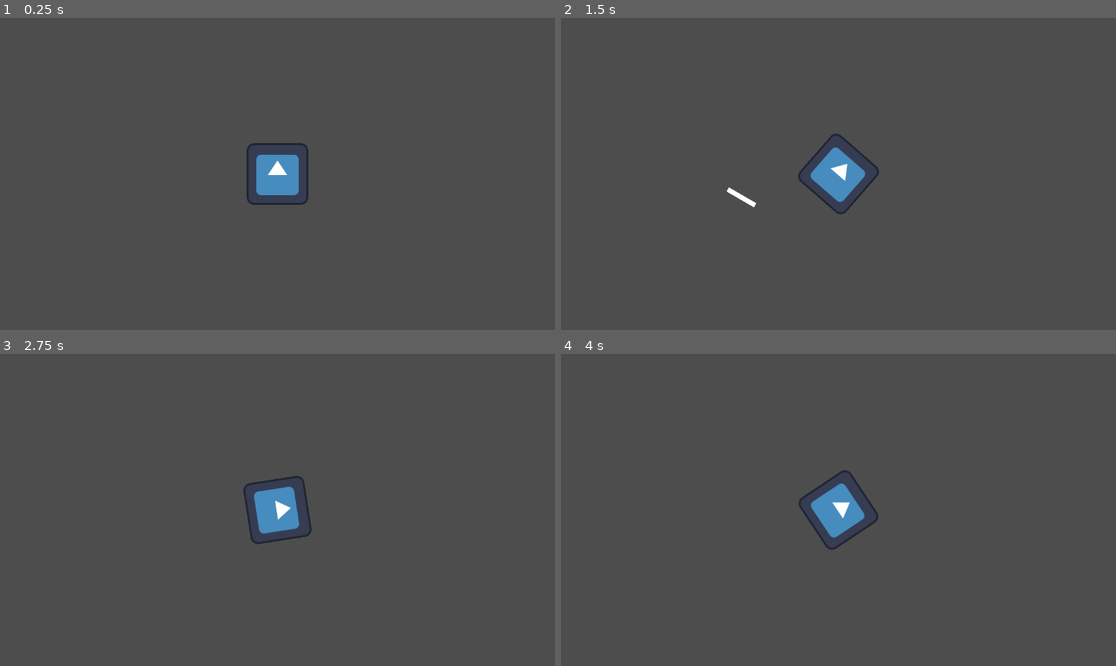
Above: before the commit, frames 1-4 (two rows, left to right).
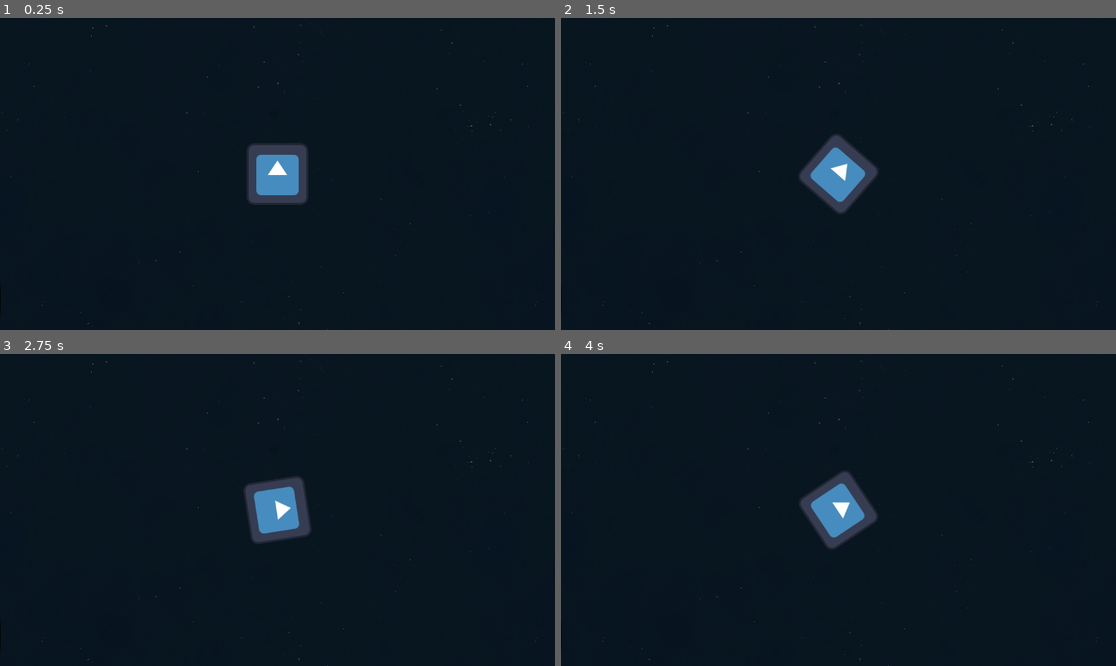
Above: after the commit, the same moments.

Repository: Dolphus2/NordicGameJam2026
Game: Godot game, scene res://scenes/game.tscn
The game is run twice, just before and just after one commit, with the same random seed, the same clock (stepped at 60 frames per second) and the same inputs. The engine's default icon, where the game draws it, is replaced by a stand-in: a white triangle on a blue panel in a dark square.
Inputs (mouse positions are in pixels of both pictures, inside the frame that each line leads up to):
- Up to frame 1 (0.25 s): no input
- Up to frame 2 (1.5 s): tap Enter at 0.5 s; move the mouse to (960, 158) at 0.52 s; hold E (roll_right) 0.53-1.25 s; click (960, 158) at 0.67 s; drag from (727, 189) to (810, 236) at 1.27 s
- Up to frame 3 (2.75 s): move the mouse to (333, 441) at 2.02 s; hold E (roll_right) from 2.03 s (still down)
- Up to frame 4 (4 s): release E (roll_right) at 2.75 s; drag from (810, 572) to (672, 463) at 2.77 s; move the mouse to (1005, 556) at 3.52 s; hold Q (roll_left) from 3.53 s (still down)

The runs differ from the first frame. In frame 1, 98% of the frame differs, in the area x 0-100%, y 0-100%; in frame 2, 98%; in frame 3, 98%; in frame 4, 98%.

Commit message:
added graphics

Diff:
--- /dev/null
+++ b/scenes/asteroids.tscn
@@ -0,0 +1,10 @@
+[gd_scene format=3 uid="uid://1m8wimnntu5y"]
+
+[ext_resource type="PackedScene" uid="uid://c3ynllltwgfvy" path="res://scenes/obstacle.tscn" id="1_46dfx"]
+[ext_resource type="Texture2D" uid="uid://4g4bnqe5hvq2" path="res://assets/asteroids.png" id="2_72i4m"]
+
+[node name="Node2D" unique_id=543335508 instance=ExtResource("1_46dfx")]
+
+[node name="Sprite2D" parent="." index="0" unique_id=316284884]
+scale = Vector2(0.38913038, 0.3866009)
+texture = ExtResource("2_72i4m")
--- /dev/null
+++ b/scenes/black_hole.tscn
@@ -0,0 +1,10 @@
+[gd_scene format=3 uid="uid://dmktf342p1kkl"]
+
+[ext_resource type="Texture2D" uid="uid://b3bheh2leie3d" path="res://assets/blackhole.png" id="1_fhwcw"]
+[ext_resource type="PackedScene" uid="uid://c3ynllltwgfvy" path="res://scenes/obstacle.tscn" id="1_ic33f"]
+
+[node name="Node2D" unique_id=543335508 instance=ExtResource("1_ic33f")]
+
+[node name="Sprite2D" parent="." index="0" unique_id=316284884]
+position = Vector2(-92.99999, -4.9999995)
+texture = ExtResource("1_fhwcw")
--- a/scenes/game.tscn
+++ b/scenes/game.tscn
@@ -2,11 +2,40 @@
 
 [ext_resource type="PackedScene" uid="uid://dovur5twno2b1" path="res://scenes/player.tscn" id="1_uwrxv"]
 [ext_resource type="PackedScene" uid="uid://d3ri75yx404k" path="res://scenes/slicer.tscn" id="2_yqjtg"]
+[ext_resource type="PackedScene" uid="uid://c7uhjyid0swon" path="res://scenes/planet.tscn" id="3_lnu2h"]
+[ext_resource type="Texture2D" uid="uid://bhhyowmpwvb1l" path="res://assets/StartingBackground.png" id="4_lbhrr"]
+[ext_resource type="PackedScene" uid="uid://1m8wimnntu5y" path="res://scenes/asteroids.tscn" id="4_p57ef"]
+[ext_resource type="PackedScene" uid="uid://dmktf342p1kkl" path="res://scenes/black_hole.tscn" id="5_u5sy4"]
+
+[sub_resource type="TileSetAtlasSource" id="TileSetAtlasSource_iywne"]
+texture = ExtResource("4_lbhrr")
+texture_region_size = Vector2i(1024, 1024)
+0:0/0 = 0
+
+[sub_resource type="TileSet" id="TileSet_p57ef"]
+tile_size = Vector2i(1024, 1024)
+sources/1 = SubResource("TileSetAtlasSource_iywne")
 
 [node name="Game" type="Node2D" unique_id=1375401336]
 
 [node name="Player" parent="." unique_id=1597567515 instance=ExtResource("1_uwrxv")]
+position = Vector2(2, -9)
 
 [node name="Camera2D" type="Camera2D" parent="Player" unique_id=367364067]
 
 [node name="Slicer" parent="." unique_id=2086154053 instance=ExtResource("2_yqjtg")]
+
+[node name="TileMap" type="TileMap" parent="." unique_id=324097902]
+tile_set = SubResource("TileSet_p57ef")
+format = 2
+layer_0/name = "Background"
+layer_0/tile_data = PackedInt32Array(-65536, 1, 0, -1, 1, 0, 0, 1, 0, 65535, 1, 0, -65538, 1, 0, -2, 1, 0, 65534, 1, 0, -65537, 1, 0, -131072, 1, 0, -131071, 1, 0, -65535, 1, 0, 1, 1, 0, 65537, 1, 0, 65536, 1, 0, 131071, 1, 0, 131070, 1, 0, -131070, 1, 0, -65534, 1, 0, 2, 1, 0, 65538, 1, 0, 3, 1, 0, -65533, 1, 0, -131069, 1, 0, 65539, 1, 0, -65539, 1, 0, -3, 1, 0, 65533, 1, 0, 131069, 1, 0, 131068, 1, 0, 65532, 1, 0, -4, 1, 0, -65540, 1, 0, -65532, 1, 0, -131068, 1, 0, 4, 1, 0, 65540, 1, 0)
+
+[node name="asteroids" parent="." unique_id=543335508 instance=ExtResource("4_p57ef")]
+position = Vector2(539, 623)
+
+[node name="black_hole" parent="." unique_id=1964572630 instance=ExtResource("5_u5sy4")]
+position = Vector2(1666, -851)
+
+[node name="planet" parent="." unique_id=1542240377 instance=ExtResource("3_lnu2h")]
+position = Vector2(-1181, 267)
--- /dev/null
+++ b/scenes/obstacle.tscn
@@ -0,0 +1,11 @@
+[gd_scene format=3 uid="uid://c3ynllltwgfvy"]
+
+[ext_resource type="Texture2D" uid="uid://fltd3vo5dosl" path="res://assets/planet.png" id="1_cktii"]
+
+[node name="Node2D" type="Node2D" unique_id=543335508]
+
+[node name="Sprite2D" type="Sprite2D" parent="." unique_id=316284884]
+z_index = 1
+position = Vector2(-3, 3)
+scale = Vector2(1.0032609, 0.99673915)
+texture = ExtResource("1_cktii")
--- /dev/null
+++ b/scenes/planet.tscn
@@ -0,0 +1,8 @@
+[gd_scene format=3 uid="uid://c7uhjyid0swon"]
+
+[ext_resource type="PackedScene" uid="uid://c3ynllltwgfvy" path="res://scenes/obstacle.tscn" id="1_cktii"]
+
+[node name="Node2D" unique_id=543335508 instance=ExtResource("1_cktii")]
+
+[node name="Sprite2D" parent="." index="0" unique_id=316284884]
+position = Vector2(-21.999998, 19.999998)
Not shown, added: assets/exit.png.import
Not shown, added: assets/quit.png.import
Not shown, added: assets/start.png.import
Not shown, added: assets/x.png.import
